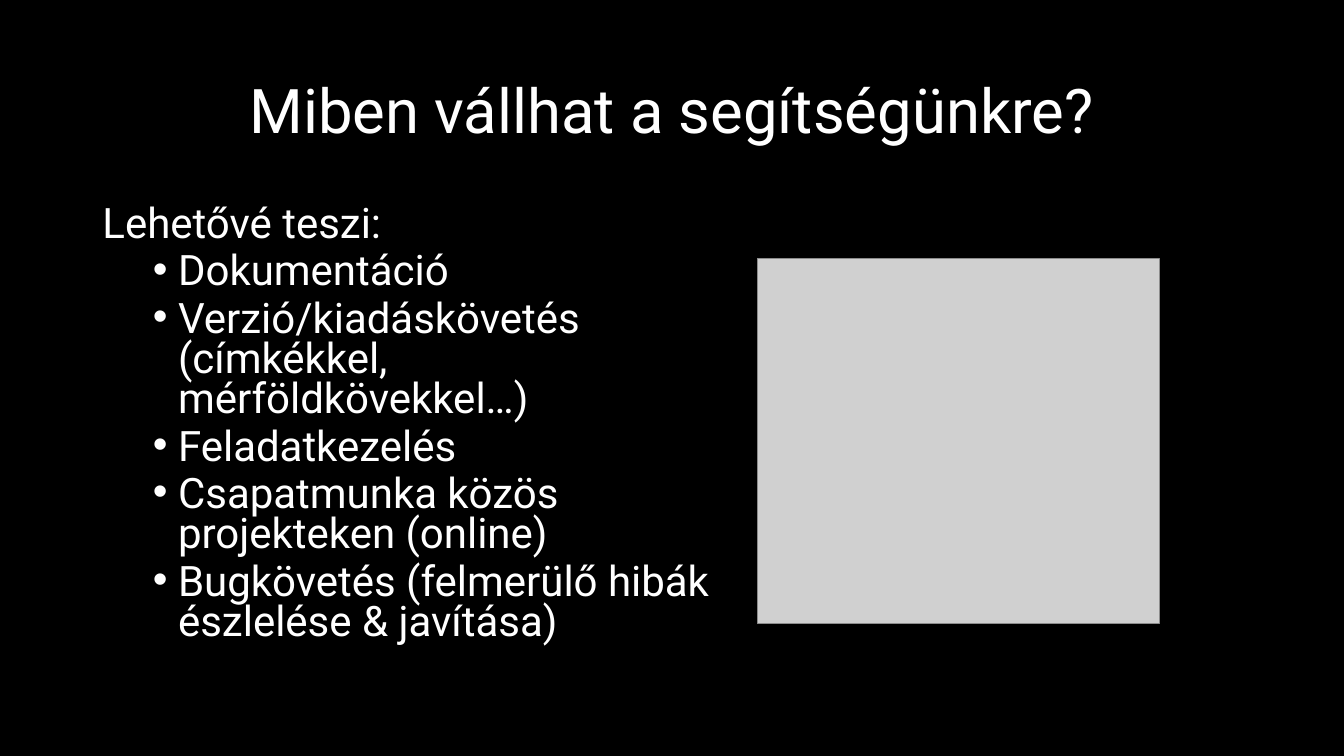
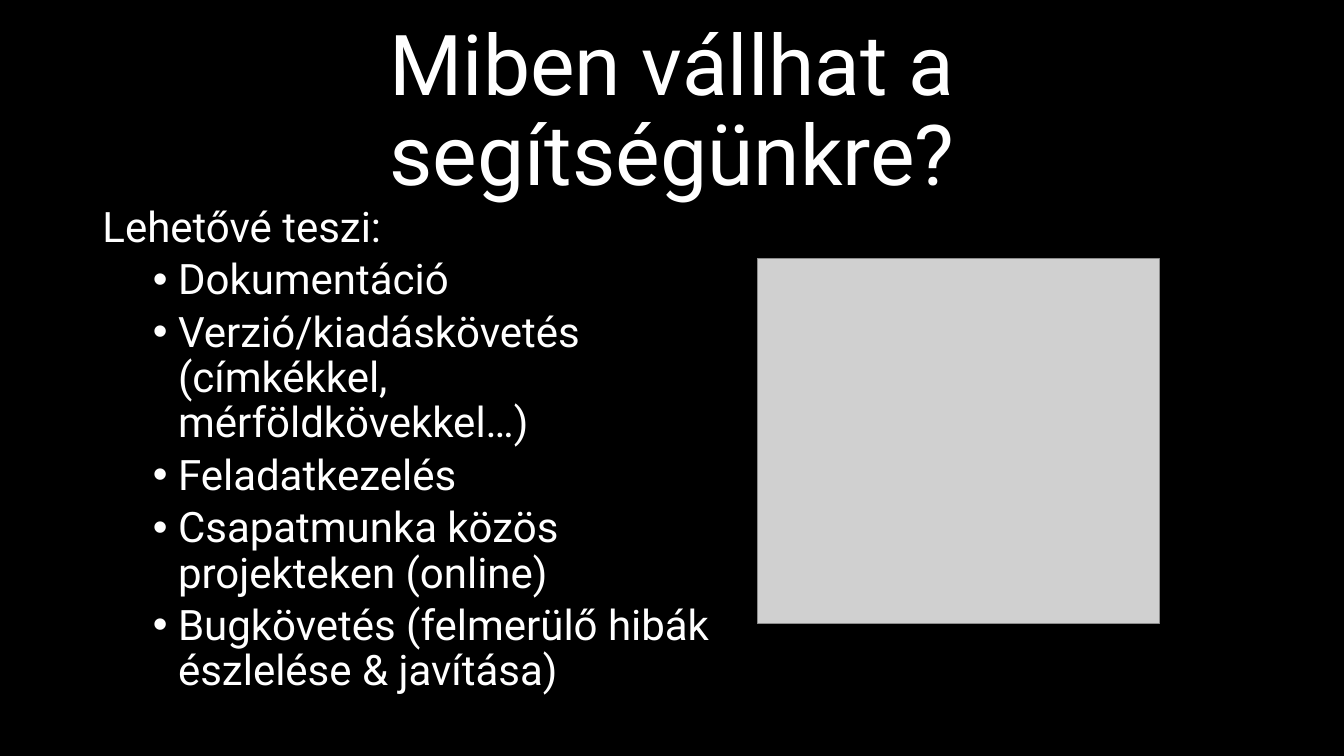
Before and after one commit to Zalan12/IKT-ppt, a slide deck: slide 3 of A GitHub.pptx. Drawn at 1344x756 pixels with LibreOffice and Linux fonts; fonts in the diff are those of the drawing; grey boxes stand for pictures. Boxes give left, top, right and bottom in pixels: in the first picture for what was removed or moved away, otherwise in the second. Text is boxed around its words. In the diff, an @@ line names an element or a change of style, - is before the commit and + after.

```diff
--- a/A GitHub.pptx
+++ b/A GitHub.pptx
@@ title "Miben vállhat a segítségünkre?" at <box>389,32,955,203</box>: size 44 to 60 pt @@
@@ text "Lehetővé teszi:" at <box>102,210,709,695</box>: line spacing 0.8 to 0.9 @@
```
Also in this commit, not shown: 4 other slides changed, 1 slide added, 1 slide removed.
